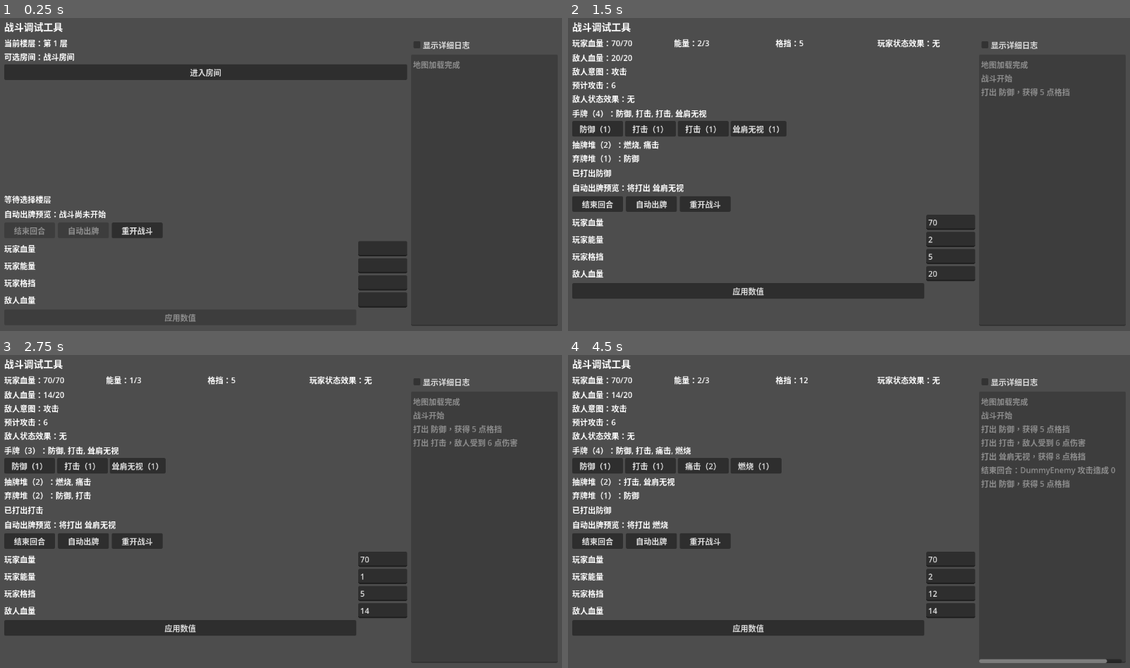
Above: before the commit, frames 1-4 (two rows, left to right).
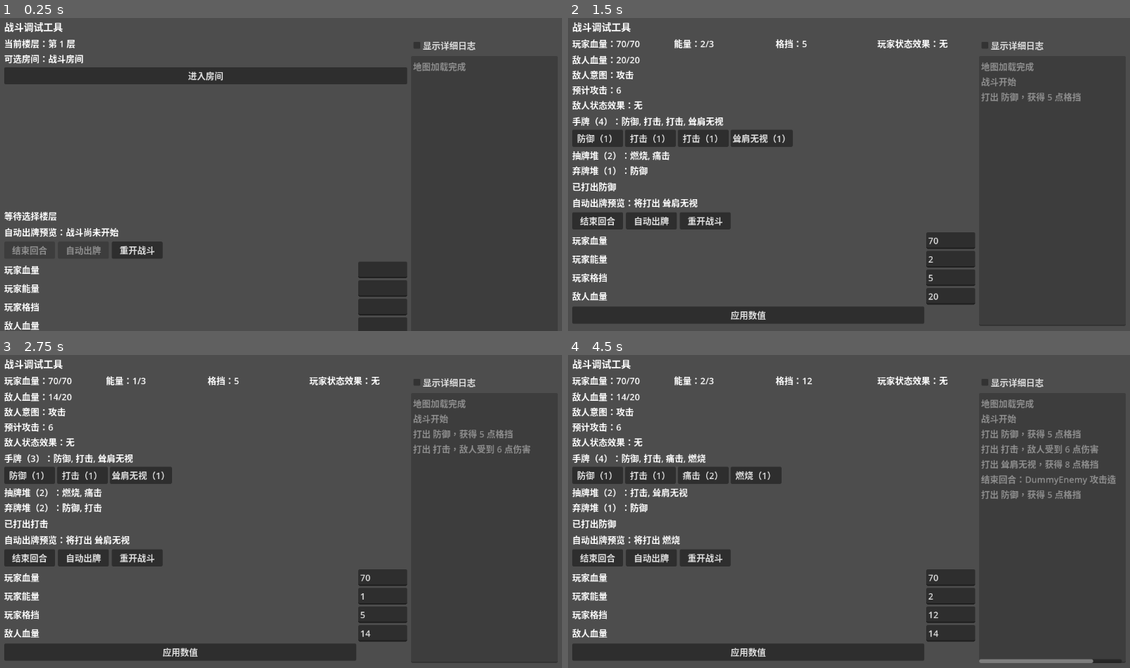
Above: after the commit, the same moments.

Repository: jxqxn/Godot-Game
Game: Godot game, scene res://scenes/stm/battle_debug_scene.tscn
The game is run twice, just before and just after one commit, with the same random seed, the same clock (stepped at 60 frames per second) and the same inputs.
Inputs:
- Up to frame 1 (0.25 s): no input
- Up to frame 2 (1.5 s): click "进入房间" at 0.5 s; click "防御（1）" at 1.25 s
- Up to frame 3 (2.75 s): click "打击（1）" at 2 s
- Up to frame 4 (4.5 s): click "耸肩无视（1）" at 2.75 s; click "结束回合" at 3.5 s; click "防御（1）" at 4.25 s

The runs differ from the first frame. In frame 1, 6.6% of the frame differs, in the area x 0-85%, y 6-100%; in frame 2, 17%; in frame 3, 17%; in frame 4, 19%, in the area x 0-98%, y 6-99%.

Commit message:
Increase battle debug scene UI font size

Diff:
--- a/scenes/stm/battle_debug_scene.tscn
+++ b/scenes/stm/battle_debug_scene.tscn
@@ -1,6 +1,9 @@
-[gd_scene load_steps=2 format=3]
+[gd_scene load_steps=3 format=3]
 
 [ext_resource type="Script" path="res://scripts/stm/debug/battle_debug_scene.gd" id="1"]
+
+[sub_resource type="Theme" id="Theme_battle_debug_large"]
+default_font_size = 18
 
 [node name="BattleDebugScene" type="Control"]
 layout_mode = 3
@@ -9,4 +12,5 @@
 anchor_bottom = 1.0
 grow_horizontal = 2
 grow_vertical = 2
+theme = SubResource("Theme_battle_debug_large")
 script = ExtResource("1")
